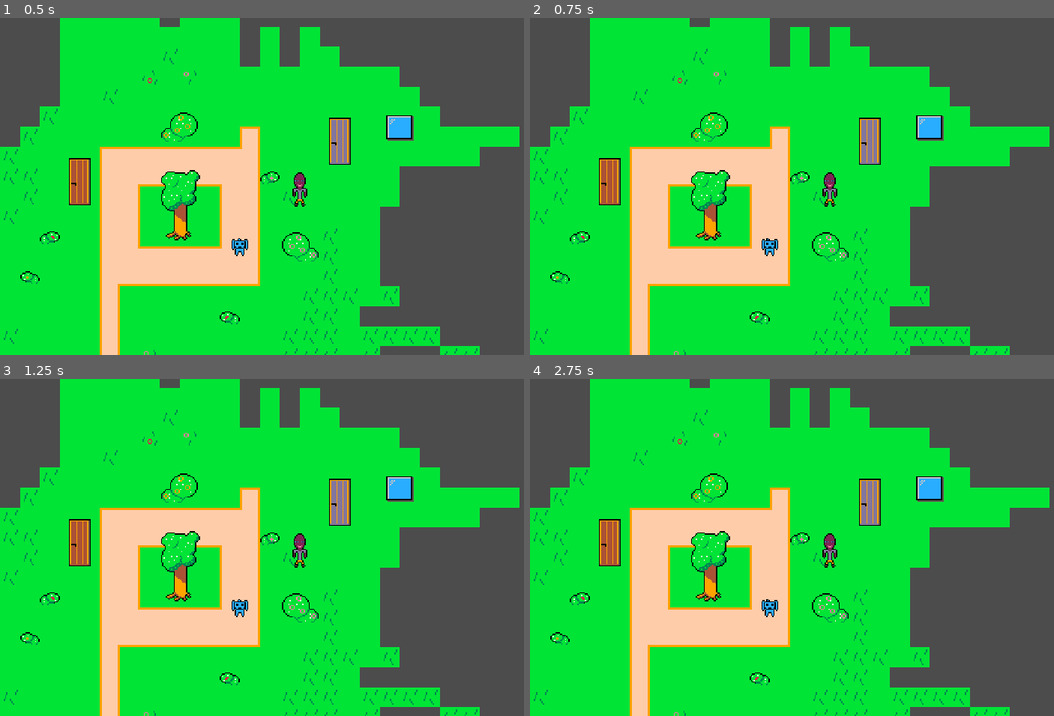
Above: before the commit, frames 1-4 (two rows, left to right).
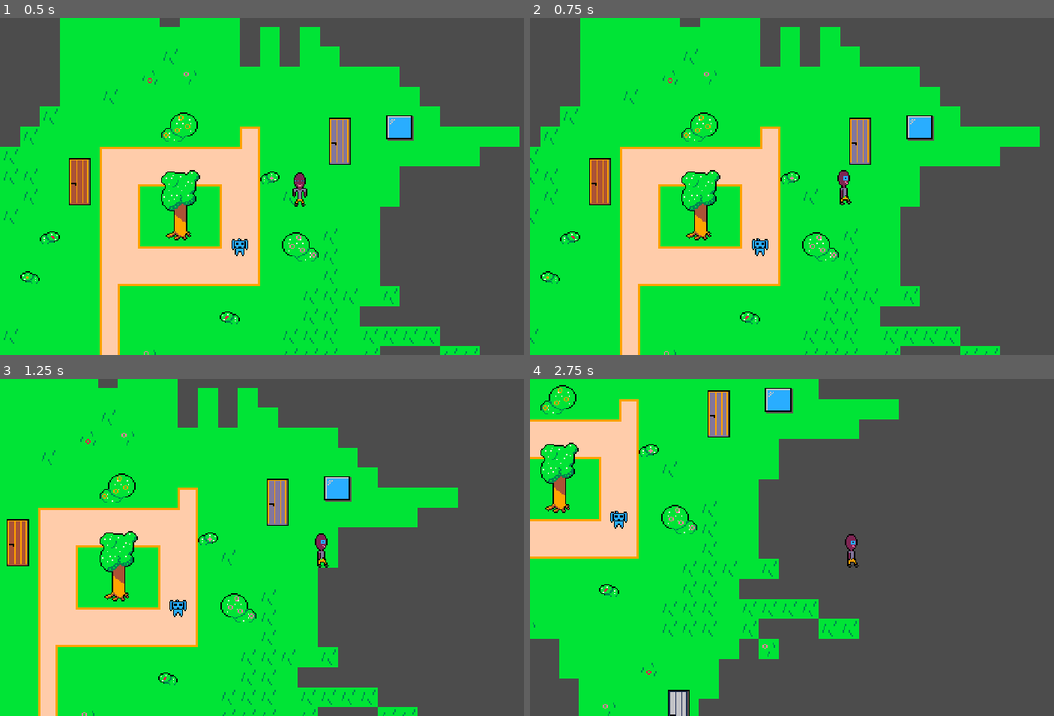
Above: after the commit, the same moments.

Repository: progsource/ggj2021
Game: Godot game, scene res://scenes/TreeVillageTile.tscn
Same seed, same stepped clock (60 frames per second), same inputs: the game is played once before the commit and once after it.
Inputs:
- Up to frame 1 (0.5 s): no input
- Up to frame 2 (0.75 s): tap Enter at 0.5 s; hold Right (ui_right) from 0.53 s (still down)
- Up to frame 3 (1.25 s): keep holding Right (ui_right)
- Up to frame 4 (2.75 s): release Right (ui_right) at 1.28 s; hold Down (ui_down) 1.28-2.03 s; hold Right (ui_right) from 2.03 s (still down)

Frame 1 is identical in both runs. In frame 2, 12% of the frame differs, in the area x 0-100%, y 0-100%; in frame 3, 34%; in frame 4, 52%.

Commit message:
Walk character with arrow keys

Diff:
--- a/code/scenes/Berry.tscn
+++ b/code/scenes/Berry.tscn
@@ -98,7 +98,7 @@
 [node name="Sprite" type="Sprite" parent="."]
 texture = ExtResource( 1 )
 region_enabled = true
-region_rect = Rect2( 32, 96, 16, 32 )
+region_rect = Rect2( 16, 0, 16, 32 )
 
 [node name="CollisionShape2D" type="CollisionShape2D" parent="."]
 shape = SubResource( 1 )
--- a/code/scripts/ActorFactory.gd
+++ b/code/scripts/ActorFactory.gd
@@ -16,6 +16,8 @@
 func create_berry(is_female : bool, pos : Vector2) -> Object:
 	var instance = berry_packed.instance()
 
+	instance.add_component(load("res://scripts/ActorInputComponent.gd").new())
+	instance.add_component(load("res://scripts/ActorPhysicsComponent.gd").new())
 	instance.add_component(load("res://scripts/ActorAnimationComponent.gd").new())
 	instance.position = pos
 	if is_female:
--- /dev/null
+++ b/code/scripts/ActorInputComponent.gd
@@ -0,0 +1,15 @@
+extends "res://scripts/ActorComponent.gd"
+
+func physics_process(_delta) -> void :
+	# Get player input
+	var direction: Vector2
+	direction.x = Input.get_action_strength("ui_right") - Input.get_action_strength("ui_left")
+	direction.y = Input.get_action_strength("ui_down") - Input.get_action_strength("ui_up")
+
+	# If input is digital, normalize it for diagonal movement
+	if abs(direction.x) == 1 and abs(direction.y) == 1:
+		direction = direction.normalized()
+
+	# Apply movement
+	actor.direction = direction
+	actor.velocity = actor.speed * direction# * _delta
--- /dev/null
+++ b/code/scripts/ActorPhysicsComponent.gd
@@ -0,0 +1,4 @@
+extends "res://scripts/ActorComponent.gd"
+
+func physics_process(_delta) -> void :
+	actor.move_and_slide(actor.velocity)
